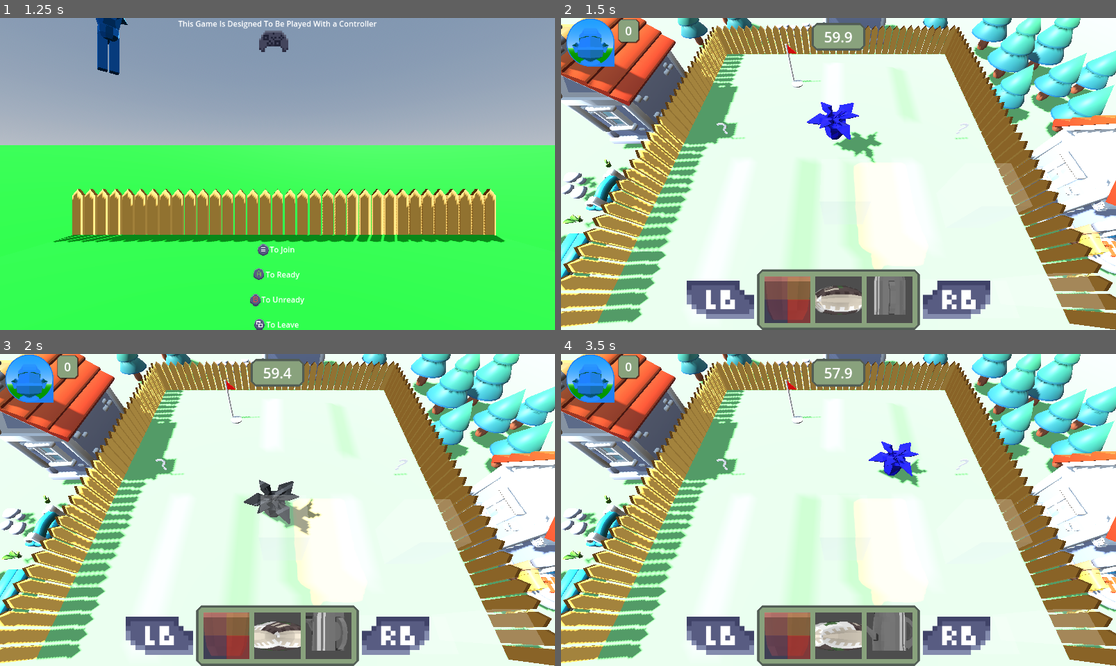
Above: before the commit, frames 1-4 (two rows, left to right).
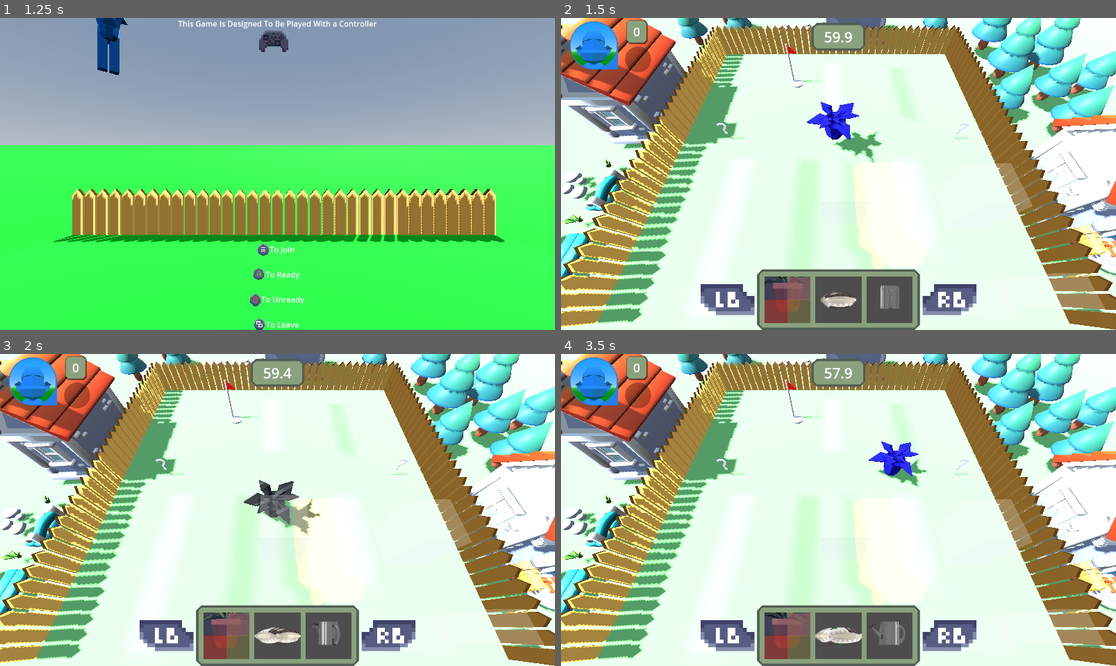
Above: after the commit, the same moments.

Repository: ronincampbell/GDS2Project
Game: Godot game, scene res://maps/lobby.tscn
Two runs of this game, one before a commit and one after it. Both use one fixed random seed, a clock stepped at 60 frames per second and the inputs below. The engine's default icon, where the game draws it, is replaced by a stand-in: a white triangle on a blue panel in a dark square.
Inputs (mouse positions are in pixels of both pictures, inside the frame that each line leads up to):
- Up to frame 1 (1.25 s): tap Enter (KeyboardJoin) at 0.5 s; move the mouse to (399, 158) at 0.52 s; hold D (PlayerRight) from 0.53 s (still down); hold Enter (KeyboardJoin) from 0.53 s (still down); click (399, 158) at 0.67 s
- Up to frame 2 (1.5 s): move the mouse to (727, 189) at 1.27 s; release D (PlayerRight) at 1.28 s; release Enter (KeyboardJoin) at 1.28 s; hold S (PlayerDown) from 1.28 s (still down); tap E (PlayerInteract) at 1.35 s
- Up to frame 3 (2 s): keep holding S (PlayerDown)
- Up to frame 4 (3.5 s): move the mouse to (894, 441) at 2.02 s; release S (PlayerDown) at 2.03 s; hold D (PlayerRight) 2.03-2.78 s; tap Q at 2.1 s; move the mouse to (810, 572) at 2.77 s; hold W (PlayerUp) from 2.78 s (still down); tap F at 2.85 s; click (810, 572) at 2.92 s

Frame 1 is identical in both runs. In frame 2, 5.1% of the frame differs, in the area x 1-78%, y 0-98%; in frame 3, 5.2%; in frame 4, 5.4%.

Commit message:
Spell UI icons w.i.p + other fixes

Diff:
--- a/UI/HUD/HUD.tscn
+++ b/UI/HUD/HUD.tscn
@@ -1,12 +1,13 @@
-[gd_scene load_steps=27 format=3 uid="uid://bffwna508cxnq"]
+[gd_scene load_steps=30 format=3 uid="uid://bffwna508cxnq"]
 
 [ext_resource type="Script" uid="uid://dbqlqp67suwrf" path="res://UI/HUD/hud.gd" id="1_yixhe"]
-[ext_resource type="Texture2D" uid="uid://brmsimcjjvfuj" path="res://icon.svg" id="3_10ibt"]
+[ext_resource type="Texture2D" uid="uid://ojhjtjqgcgdj" path="res://Assets/crown.PNG" id="3_10ibt"]
 [ext_resource type="Script" uid="uid://cjphkt54sg4f5" path="res://UI/HUD/player_container.gd" id="3_q8dl0"]
 [ext_resource type="PackedScene" uid="uid://dkupiyycodnpd" path="res://models/gnome/player_v2_purple.gltf" id="3_vb885"]
 [ext_resource type="PackedScene" uid="uid://fghij55uwpwm" path="res://models/gnome/player_v2_yellow.gltf" id="4_q8dl0"]
 [ext_resource type="PackedScene" uid="uid://ddn1d8fr8h6ps" path="res://models/gnome/player_v2_blue.gltf" id="5_10ibt"]
 [ext_resource type="PackedScene" uid="uid://c487cjdtsi002" path="res://models/gnome/player_v2_red.gltf" id="6_3o8sq"]
+[ext_resource type="PackedScene" uid="uid://u1ncvk7lwj7h" path="res://UI/HUD/Scoreboard.tscn" id="8_10ibt"]
 
 [sub_resource type="StyleBoxFlat" id="StyleBoxFlat_0ktxb"]
 bg_color = Color(0.535397, 0.636131, 0.489567, 1)
@@ -79,6 +80,20 @@
 shadow_size = 2
 shadow_offset = Vector2(1, 1)
 
+[sub_resource type="StyleBoxFlat" id="StyleBoxFlat_y8qxg"]
+bg_color = Color(0, 0, 0, 0.321569)
+corner_radius_top_left = 50
+corner_radius_top_right = 50
+corner_radius_bottom_right = 50
+corner_radius_bottom_left = 50
+expand_margin_left = 3.0
+expand_margin_top = 3.0
+expand_margin_right = 3.0
+expand_margin_bottom = 3.0
+
+[sub_resource type="AtlasTexture" id="AtlasTexture_o30d6"]
+region = Rect2(0, 0, 16, 16)
+
 [sub_resource type="StyleBoxFlat" id="StyleBoxFlat_7v3yo"]
 bg_color = Color(0.537255, 0.635294, 0.490196, 1)
 border_width_left = 1
@@ -246,10 +261,8 @@
 anchor_bottom = 1.0
 grow_horizontal = 2
 grow_vertical = 2
-theme_override_constants/margin_left = 3
-theme_override_constants/margin_top = 3
-theme_override_constants/margin_right = 3
-theme_override_constants/margin_bottom = 3
+theme_override_constants/margin_top = 5
+theme_override_constants/margin_bottom = 5
 
 [node name="PlayersContainer" type="VBoxContainer" parent="PlayersMarginContainer"]
 layout_mode = 2
@@ -261,7 +274,7 @@
 [node name="Player1" type="HBoxContainer" parent="PlayersMarginContainer/PlayersContainer/TopRowContainer"]
 layout_mode = 2
 size_flags_horizontal = 2
-theme_override_constants/separation = 10
+theme_override_constants/separation = 20
 script = ExtResource("3_q8dl0")
 
 [node name="CrownControlNode" type="Control" parent="PlayersMarginContainer/PlayersContainer/TopRowContainer/Player1"]
@@ -272,8 +285,11 @@
 visible = false
 custom_minimum_size = Vector2(24, 24)
 layout_mode = 1
-offset_right = 24.0
-offset_bottom = 24.0
+offset_left = 7.0
+offset_top = 4.0
+offset_right = 31.0
+offset_bottom = 28.0
+rotation = -0.139626
 size_flags_horizontal = 4
 size_flags_vertical = 0
 texture = ExtResource("3_10ibt")
@@ -282,6 +298,8 @@
 [node name="IconContainer" type="PanelContainer" parent="PlayersMarginContainer/PlayersContainer/TopRowContainer/Player1"]
 clip_children = 1
 layout_mode = 2
+size_flags_horizontal = 4
+size_flags_vertical = 4
 theme_override_styles/panel = SubResource("StyleBoxFlat_vb885")
 
 [node name="PlayerIcon" type="TextureRect" parent="PlayersMarginContainer/PlayersContainer/TopRowContainer/Player1/IconContainer"]
@@ -328,14 +346,20 @@
 layout_mode = 2
 theme_override_styles/panel = SubResource("StyleBoxFlat_i5ryk")
 
-[node name="ScoreContainer" type="PanelContainer" parent="PlayersMarginContainer/PlayersContainer/TopRowContainer/Player1"]
+[node name="OtherContainer" type="VBoxContainer" parent="PlayersMarginContainer/PlayersContainer/TopRowContainer/Player1"]
+layout_mode = 2
+size_flags_horizontal = 4
+size_flags_vertical = 4
+theme_override_constants/separation = 10
+
+[node name="ScoreContainer" type="PanelContainer" parent="PlayersMarginContainer/PlayersContainer/TopRowContainer/Player1/OtherContainer"]
 custom_minimum_size = Vector2(42, 47)
 layout_mode = 2
-size_flags_horizontal = 4
-size_flags_vertical = 0
+size_flags_horizontal = 0
+size_flags_vertical = 4
 theme_override_styles/panel = SubResource("StyleBoxFlat_dm5mv")
 
-[node name="ScoreMargin" type="MarginContainer" parent="PlayersMarginContainer/PlayersContainer/TopRowContainer/Player1/ScoreContainer"]
+[node name="ScoreMargin" type="MarginContainer" parent="PlayersMarginContainer/PlayersContainer/TopRowContainer/Player1/OtherContainer/ScoreContainer"]
 layout_mode = 2
 size_flags_horizontal = 4
 theme_override_constants/margin_left = 10
@@ -343,7 +367,7 @@
 theme_override_constants/margin_right = 10
 theme_override_constants/margin_bottom = 5
 
-[node name="ScoreText" type="RichTextLabel" parent="PlayersMarginContainer/PlayersContainer/TopRowContainer/Player1/ScoreContainer/ScoreMargin"]
+[node name="ScoreText" type="RichTextLabel" parent="PlayersMarginContainer/PlayersContainer/TopRowContainer/Player1/OtherContainer/ScoreContainer/ScoreMargin"]
 custom_minimum_size = Vector2(20, 20)
 layout_mode = 2
 size_flags_horizontal = 4
@@ -360,20 +384,46 @@
 horizontal_alignment = 1
 vertical_alignment = 1
 
+[node name="SpellContainer" type="HBoxContainer" parent="PlayersMarginContainer/PlayersContainer/TopRowContainer/Player1/OtherContainer"]
+layout_mode = 2
+theme_override_constants/separation = 5
+
+[node name="PanelContainer" type="PanelContainer" parent="PlayersMarginContainer/PlayersContainer/TopRowContainer/Player1/OtherContainer/SpellContainer"]
+layout_mode = 2
+theme_override_styles/panel = SubResource("StyleBoxFlat_y8qxg")
+
+[node name="SpellIcon" type="TextureRect" parent="PlayersMarginContainer/PlayersContainer/TopRowContainer/Player1/OtherContainer/SpellContainer/PanelContainer"]
+custom_minimum_size = Vector2(48, 48)
+layout_mode = 2
+expand_mode = 1
+stretch_mode = 5
+
+[node name="ControlIcon" type="TextureRect" parent="PlayersMarginContainer/PlayersContainer/TopRowContainer/Player1/OtherContainer/SpellContainer"]
+custom_minimum_size = Vector2(32, 32)
+layout_mode = 2
+size_flags_horizontal = 4
+size_flags_vertical = 4
+texture = SubResource("AtlasTexture_o30d6")
+stretch_mode = 5
+
 [node name="Player2" type="HBoxContainer" parent="PlayersMarginContainer/PlayersContainer/TopRowContainer"]
 layout_mode = 2
 size_flags_horizontal = 10
+theme_override_constants/separation = 20
+script = ExtResource("3_q8dl0")
+
+[node name="OtherContainer" type="VBoxContainer" parent="PlayersMarginContainer/PlayersContainer/TopRowContainer/Player2"]
+layout_mode = 2
 theme_override_constants/separation = 10
-script = ExtResource("3_q8dl0")
-
-[node name="ScoreContainer" type="PanelContainer" parent="PlayersMarginContainer/PlayersContainer/TopRowContainer/Player2"]
+
+[node name="ScoreContainer" type="PanelContainer" parent="PlayersMarginContainer/PlayersContainer/TopRowContainer/Player2/OtherContainer"]
 custom_minimum_size = Vector2(42, 47)
 layout_mode = 2
 size_flags_horizontal = 8
 size_flags_vertical = 0
 theme_override_styles/panel = SubResource("StyleBoxFlat_7v3yo")
 
-[node name="ScoreMargin" type="MarginContainer" parent="PlayersMarginContainer/PlayersContainer/TopRowContainer/Player2/ScoreContainer"]
+[node name="ScoreMargin" type="MarginContainer" parent="PlayersMarginContainer/PlayersContainer/TopRowContainer/Player2/OtherContainer/ScoreContainer"]
 layout_mode = 2
 size_flags_horizontal = 4
 theme_override_constants/margin_left = 10
@@ -381,7 +431,7 @@
 theme_override_constants/margin_right = 10
 theme_override_constants/margin_bottom = 5
 
-[node name="ScoreText" type="RichTextLabel" parent="PlayersMarginContainer/PlayersContainer/TopRowContainer/Player2/ScoreContainer/ScoreMargin"]
+[node name="ScoreText" type="RichTextLabel" parent="PlayersMarginContainer/PlayersContainer/TopRowContainer/Player2/OtherContainer/ScoreContainer/ScoreMargin"]
 custom_minimum_size = Vector2(20, 20)
 layout_mode = 2
 size_flags_horizontal = 4
@@ -398,9 +448,33 @@
 horizontal_alignment = 1
 vertical_alignment = 1
 
+[node name="SpellContainer" type="HBoxContainer" parent="PlayersMarginContainer/PlayersContainer/TopRowContainer/Player2/OtherContainer"]
+layout_mode = 2
+theme_override_constants/separation = 5
+
+[node name="ControlIcon" type="TextureRect" parent="PlayersMarginContainer/PlayersContainer/TopRowContainer/Player2/OtherContainer/SpellContainer"]
+custom_minimum_size = Vector2(32, 32)
+layout_mode = 2
+size_flags_horizontal = 4
+size_flags_vertical = 4
+texture = SubResource("AtlasTexture_o30d6")
+stretch_mode = 5
+
+[node name="PanelContainer" type="PanelContainer" parent="PlayersMarginContainer/PlayersContainer/TopRowContainer/Player2/OtherContainer/SpellContainer"]
+layout_mode = 2
+theme_override_styles/panel = SubResource("StyleBoxFlat_y8qxg")
+
+[node name="SpellIcon" type="TextureRect" parent="PlayersMarginContainer/PlayersContainer/TopRowContainer/Player2/OtherContainer/SpellContainer/PanelContainer"]
+custom_minimum_size = Vector2(48, 48)
+layout_mode = 2
+expand_mode = 1
+stretch_mode = 5
+
 [node name="IconContainer" type="PanelContainer" parent="PlayersMarginContainer/PlayersContainer/TopRowContainer/Player2"]
 clip_children = 1
 layout_mode = 2
+size_flags_horizontal = 4
+size_flags_vertical = 4
 theme_override_styles/panel = SubResource("StyleBoxFlat_10ibt")
 
 [node name="PlayerIcon" type="TextureRect" parent="PlayersMarginContainer/PlayersContainer/TopRowContainer/Player2/IconContainer"]
@@ -458,13 +532,16 @@
 anchors_preset = 1
 anchor_left = 1.0
 anchor_right = 1.0
-offset_left = -24.0
+offset_left = -33.0
+offset_right = -9.0
 offset_bottom = 24.0
 grow_horizontal = 0
+rotation = 0.139626
 size_flags_horizontal = 4
 size_flags_vertical = 0
 texture = ExtResource("3_10ibt")
 expand_mode = 1
+flip_h = true
 
 [node name="BottomRowContainer" type="HBoxContainer" parent="PlayersMarginContainer/PlayersContainer"]
 layout_mode = 2
@@ -473,7 +550,7 @@
 [node name="Player3" type="HBoxContainer" parent="PlayersMarginContainer/PlayersContainer/BottomRowContainer"]
 layout_mode = 2
 size_flags_horizontal = 2
-theme_override_constants/separation = 10
+theme_override_constants/separation = 20
 script = ExtResource("3_q8dl0")
 
 [node name="CrownControlNode" type="Control" parent="PlayersMarginContainer/PlayersContainer/BottomRowContainer/Player3"]
@@ -484,8 +561,11 @@
 visible = false
 custom_minimum_size = Vector2(24, 24)
 layout_mode = 1
-offset_right = 24.0
-offset_bottom = 24.0
+offset_left = 7.0
+offset_top = 4.0
+offset_right = 31.0
+offset_bottom = 28.0
+rotation = -0.139626
 size_flags_horizontal = 4
 size_flags_vertical = 0
 texture = ExtResource("3_10ibt")
@@ -494,6 +574,8 @@
 [node name="IconContainer" type="PanelContainer" parent="PlayersMarginContainer/PlayersContainer/BottomRowContainer/Player3"]
 clip_children = 1
 layout_mode = 2
+size_flags_horizontal = 4
+size_flags_vertical = 4
 theme_override_styles/panel = SubResource("StyleBoxFlat_3o8sq")
 
 [node name="PlayerIcon" type="TextureRect" parent="PlayersMarginContainer/PlayersContainer/BottomRowContainer/Player3/IconContainer"]
@@ -540,13 +622,18 @@
 layout_mode = 2
 theme_override_styles/panel = SubResource("StyleBoxFlat_2y2n3")
 
-[node name="ScoreContainer" type="PanelContainer" parent="PlayersMarginContainer/PlayersContainer/BottomRowContainer/Player3"]
+[node name="OtherContainer" type="VBoxContainer" parent="PlayersMarginContainer/PlayersContainer/BottomRowContainer/Player3"]
+layout_mode = 2
+theme_override_constants/separation = 10
+
+[node name="ScoreContainer" type="PanelContainer" parent="PlayersMarginContainer/PlayersContainer/BottomRowContainer/Player3/OtherContainer"]
 custom_minimum_size = Vector2(42, 47)
 layout_mode = 2
+size_flags_horizontal = 0
 size_flags_vertical = 8
 theme_override_styles/panel = SubResource("StyleBoxFlat_gaqij")
 
-[node name="ScoreMargin" type="MarginContainer" parent="PlayersMarginContainer/PlayersContainer/BottomRowContainer/Player3/ScoreContainer"]
+[node name="ScoreMargin" type="MarginContainer" parent="PlayersMarginContainer/PlayersContainer/BottomRowContainer/Player3/OtherContainer/ScoreContainer"]
 layout_mode = 2
 size_flags_horizontal = 4
 theme_override_constants/margin_left = 10
@@ -554,7 +641,7 @@
 theme_override_constants/margin_right = 10
 theme_override_constants/margin_bottom = 5
 
-[node name="ScoreText" type="RichTextLabel" parent="PlayersMarginContainer/PlayersContainer/BottomRowContainer/Player3/ScoreContainer/ScoreMargin"]
+[node name="ScoreText" type="RichTextLabel" parent="PlayersMarginContainer/PlayersContainer/BottomRowContainer/Player3/OtherContainer/ScoreContainer/ScoreMargin"]
 custom_minimum_size = Vector2(20, 20)
 layout_mode = 2
 size_flags_horizontal = 4
@@ -571,19 +658,46 @@
 horizontal_alignment = 1
 vertical_alignment = 1
 
+[node name="SpellContainer" type="HBoxContainer" parent="PlayersMarginContainer/PlayersContainer/BottomRowContainer/Player3/OtherContainer"]
+layout_mode = 2
+theme_override_constants/separation = 5
+
+[node name="PanelContainer" type="PanelContainer" parent="PlayersMarginContainer/PlayersContainer/BottomRowContainer/Player3/OtherContainer/SpellContainer"]
+layout_mode = 2
+theme_override_styles/panel = SubResource("StyleBoxFlat_y8qxg")
+
+[node name="SpellIcon" type="TextureRect" parent="PlayersMarginContainer/PlayersContainer/BottomRowContainer/Player3/OtherContainer/SpellContainer/PanelContainer"]
+custom_minimum_size = Vector2(48, 48)
+layout_mode = 2
+expand_mode = 1
+stretch_mode = 5
+
+[node name="ControlIcon" type="TextureRect" parent="PlayersMarginContainer/PlayersContainer/BottomRowContainer/Player3/OtherContainer/SpellContainer"]
+custom_minimum_size = Vector2(32, 32)
+layout_mode = 2
+size_flags_horizontal = 4
+size_flags_vertical = 4
+texture = SubResource("AtlasTexture_o30d6")
+stretch_mode = 5
+
 [node name="Player4" type="HBoxContainer" parent="PlayersMarginContainer/PlayersContainer/BottomRowContainer"]
 layout_mode = 2
 size_flags_horizontal = 10
+theme_override_constants/separation = 20
+script = ExtResource("3_q8dl0")
+
+[node name="OtherContainer" type="VBoxContainer" parent="PlayersMarginContainer/PlayersContainer/BottomRowContainer/Player4"]
+layout_mode = 2
 theme_override_constants/separation = 10
-script = ExtResource("3_q8dl0")
-
-[node name="ScoreContainer" type="PanelContainer" parent="PlayersMarginContainer/PlayersContainer/BottomRowContainer/Player4"]
+
+[node name="ScoreContainer" type="PanelContainer" parent="PlayersMarginContainer/PlayersContainer/BottomRowContainer/Player4/OtherContainer"]
 custom_minimum_size = Vector2(42, 47)
 layout_mode = 2
+size_flags_horizontal = 8
 size_flags_vertical = 8
 theme_override_styles/panel = SubResource("StyleBoxFlat_dm5mv")
 
-[node name="ScoreMargin" type="MarginContainer" parent="PlayersMarginContainer/PlayersContainer/BottomRowContainer/Player4/ScoreContainer"]
+[node name="ScoreMargin" type="MarginContainer" parent="PlayersMarginContainer/PlayersContainer/BottomRowContainer/Player4/OtherContainer/ScoreContainer"]
 layout_mode = 2
 size_flags_horizontal = 4
 theme_override_constants/margin_left = 10
@@ -591,7 +705,7 @@
 theme_override_constants/margin_right = 10
 theme_override_constants/margin_bottom = 5
 
-[node name="ScoreText" type="RichTextLabel" parent="PlayersMarginContainer/PlayersContainer/BottomRowContainer/Player4/ScoreContainer/ScoreMargin"]
+[node name="ScoreText" type="RichTextLabel" parent="PlayersMarginContainer/PlayersContainer/BottomRowContainer/Player4/OtherContainer/ScoreContainer/ScoreMargin"]
 custom_minimum_size = Vector2(20, 20)
 layout_mode = 2
 size_flags_horizontal = 4
@@ -608,9 +722,33 @@
 horizontal_alignment = 1
 vertical_alignment = 1
 
+[node name="SpellContainer" type="HBoxContainer" parent="PlayersMarginContainer/PlayersContainer/BottomRowContainer/Player4/OtherContainer"]
+layout_mode = 2
+theme_override_constants/separation = 5
+
+[node name="ControlIcon" type="TextureRect" parent="PlayersMarginContainer/PlayersContainer/BottomRowContainer/Player4/OtherContainer/SpellContainer"]
+custom_minimum_size = Vector2(32, 32)
+layout_mode = 2
+size_flags_horizontal = 4
+size_flags_vertical = 4
+texture = SubResource("AtlasTexture_o30d6")
+stretch_mode = 5
+
+[node name="PanelContainer" type="PanelContainer" parent="PlayersMarginContainer/PlayersContainer/BottomRowContainer/Player4/OtherContainer/SpellContainer"]
+layout_mode = 2
+theme_override_styles/panel = SubResource("StyleBoxFlat_y8qxg")
+
+[node name="SpellIcon" type="TextureRect" parent="PlayersMarginContainer/PlayersContainer/BottomRowContainer/Player4/OtherContainer/SpellContainer/PanelContainer"]
+custom_minimum_size = Vector2(48, 48)
+layout_mode = 2
+expand_mode = 1
+stretch_mode = 5
+
 [node name="IconContainer" type="PanelContainer" parent="PlayersMarginContainer/PlayersContainer/BottomRowContainer/Player4"]
 clip_children = 1
 layout_mode = 2
+size_flags_horizontal = 4
+size_flags_vertical = 4
 theme_override_styles/panel = SubResource("StyleBoxFlat_gmunk")
 
 [node name="PlayerIcon" type="TextureRect" parent="PlayersMarginContainer/PlayersContainer/BottomRowContainer/Player4/IconContainer"]
@@ -668,10 +806,17 @@
 anchors_preset = 1
 anchor_left = 1.0
 anchor_right = 1.0
-offset_left = -24.0
+offset_left = -33.0
+offset_right = -9.0
 offset_bottom = 24.0
 grow_horizontal = 0
+rotation = 0.139626
 size_flags_horizontal = 4
 size_flags_vertical = 0
 texture = ExtResource("3_10ibt")
 expand_mode = 1
+flip_h = true
+
+[node name="Scoreboard" parent="." instance=ExtResource("8_10ibt")]
+visible = false
+layout_mode = 1
--- a/UI/HUD/hud.gd
+++ b/UI/HUD/hud.gd
@@ -7,6 +7,7 @@
 	$PlayersMarginContainer/PlayersContainer/BottomRowContainer/Player4
 ]
 @onready var score_announce = $ScoreAnnouncePanel/AnnounceMargin/ScoreAnnounceText
+@onready var scoreboard = $Scoreboard
 var current_scene: Node
 var players: Array
 
@@ -43,6 +44,10 @@
 	reset_score_announce()
 	#hide incapicated indicators
 	reset_incap_ind()
+	#reset and hide scoreboard
+	reset_scoreboard()
+	#reset current spell icon
+	reset_spells_ui()
 
 func announce_score(player_id: int):
 	score_announce.get_parent().get_parent().show()
@@ -63,6 +68,14 @@
 	for container in player_containers:
 		container.reset_timer()
 
+func reset_scoreboard():
+	scoreboard.set_scoreboard()
+	scoreboard.hide()
+
+func reset_spells_ui():
+	for container in player_containers:
+		container.update_spell(null)
+
 func update_player_icons(players_in: Array[bool]):
 	for i in players_in.size():
 		var is_player_in: bool = players_in[i]
@@ -76,3 +89,10 @@
 		container.update_crown(false)
 	if player_id > -1:
 		player_containers[clamp(player_id-1, 0, 3)].update_crown(true)
+
+func update_player_spell_icon(player_id: int = -1):
+	if player_id> -1:
+		player_containers[clamp(player_id-1, 0, 3)].update_spell() #pass players -> player_id -> held spell
+
+func show_scoreboard():
+	scoreboard.show()
--- a/UI/HUD/player_container.gd
+++ b/UI/HUD/player_container.gd
@@ -3,9 +3,11 @@
 @onready var icon = $IconContainer/PlayerIcon
 @onready var viewport = $IconContainer/PlayerIcon/SubViewport
 @onready var timer = $IconContainer/IncapTimer
-@onready var score = $ScoreContainer/ScoreMargin/ScoreText
+@onready var score = $OtherContainer/ScoreContainer/ScoreMargin/ScoreText
 @onready var arrow = $IconContainer/Arrow
 @onready var crown = $CrownControlNode/GnomeCrown
+@onready var spell = $OtherContainer/SpellContainer/PanelContainer/SpellIcon
+@onready var spell_control = $OtherContainer/SpellContainer/ControlIcon
 
 var is_timer_active: bool = false
 var countdown: float = 0.0
@@ -57,3 +59,11 @@
 		crown.show()
 	else:
 		crown.hide()
+
+func update_spell(held_spell):
+	if held_spell:
+		#spell.texture = held_spell.get_icon()
+		spell_control.show()
+	else:
+		spell.texture = null
+		spell_control.hide()
--- a/UI/HUD/score_board.gd
+++ b/UI/HUD/score_board.gd
@@ -13,7 +13,6 @@
 func set_scoreboard():
 	#needs player dict
 	#for player in name_and_scores:
-		#player.get(0).text = ""
 		#player.get(1).text = ""
 	name_and_scores.sort_custom(sort_descending)
 	sort_scoreboard()
--- a/UI/prop placement/prop_placement.tscn
+++ b/UI/prop placement/prop_placement.tscn
@@ -47,9 +47,11 @@
 grow_vertical = 0
 
 [node name="L1Label" type="TextureRect" parent="HBoxContainer"]
+custom_minimum_size = Vector2(64, 64)
 layout_mode = 2
 size_flags_vertical = 4
 texture = SubResource("AtlasTexture_vsdkq")
+expand_mode = 3
 
 [node name="PanelContainer" type="PanelContainer" parent="HBoxContainer"]
 layout_mode = 2
@@ -69,9 +71,11 @@
 columns = 7
 
 [node name="R1Label" type="TextureRect" parent="HBoxContainer"]
+custom_minimum_size = Vector2(64, 64)
 layout_mode = 2
 size_flags_vertical = 4
 texture = SubResource("AtlasTexture_d4w6b")
+expand_mode = 3
 
 [node name="Timer" type="PanelContainer" parent="."]
 layout_mode = 1
--- a/UI/prop placement/prop_slot.tscn
+++ b/UI/prop placement/prop_slot.tscn
@@ -6,17 +6,17 @@
 [sub_resource type="ViewportTexture" id="ViewportTexture_hyoth"]
 viewport_path = NodePath("SubViewport")
 
+[sub_resource type="StyleBoxFlat" id="StyleBoxFlat_llvrh"]
+bg_color = Color(0.0509804, 0.0666667, 0.431373, 0.235294)
+
 [sub_resource type="StyleBoxFlat" id="StyleBoxFlat_k3s0n"]
-bg_color = Color(0.521569, 0.360784, 0.392157, 0.235294)
+bg_color = Color(0.521569, 0.360784, 0.392157, 0.772549)
+
+[sub_resource type="StyleBoxFlat" id="StyleBoxFlat_5n30a"]
+bg_color = Color(0.858824, 0.0862745, 0.0862745, 0.352941)
 
 [sub_resource type="StyleBoxFlat" id="StyleBoxFlat_7x2uc"]
 bg_color = Color(0.678431, 0.654902, 0.172549, 0.235294)
-
-[sub_resource type="StyleBoxFlat" id="StyleBoxFlat_llvrh"]
-bg_color = Color(0.0509804, 0.0666667, 0.431373, 0.235294)
-
-[sub_resource type="StyleBoxFlat" id="StyleBoxFlat_5n30a"]
-bg_color = Color(0.858824, 0.0862745, 0.0862745, 0.352941)
 
 [sub_resource type="Environment" id="Environment_k3s0n"]
 background_color = Color(0.478431, 0.74902, 0.4, 0.486275)
@@ -62,13 +62,13 @@
 visible = false
 custom_minimum_size = Vector2(48, 48)
 layout_mode = 2
-theme_override_styles/panel = SubResource("StyleBoxFlat_k3s0n")
+theme_override_styles/panel = SubResource("StyleBoxFlat_llvrh")
 
 [node name="Player2" type="PanelContainer" parent="VBoxContainer/HBoxContainer"]
 visible = false
 custom_minimum_size = Vector2(48, 48)
 layout_mode = 2
-theme_override_styles/panel = SubResource("StyleBoxFlat_7x2uc")
+theme_override_styles/panel = SubResource("StyleBoxFlat_k3s0n")
 
 [node name="HBoxContainer2" type="HBoxContainer" parent="VBoxContainer"]
 layout_mode = 2
@@ -79,13 +79,13 @@
 visible = false
 custom_minimum_size = Vector2(48, 48)
 layout_mode = 2
-theme_override_styles/panel = SubResource("StyleBoxFlat_llvrh")
+theme_override_styles/panel = SubResource("StyleBoxFlat_5n30a")
 
 [node name="Player4" type="PanelContainer" parent="VBoxContainer/HBoxContainer2"]
 visible = false
 custom_minimum_size = Vector2(48, 48)
 layout_mode = 2
-theme_override_styles/panel = SubResource("StyleBoxFlat_5n30a")
+theme_override_styles/panel = SubResource("StyleBoxFlat_7x2uc")
 
 [node name="SubViewport" type="SubViewport" parent="."]
 own_world_3d = true
@@ -96,7 +96,7 @@
 transform = Transform3D(1, 0, 0, 0, 1, 0, 0, 0, 1, 0, 0.388665, 1.2798)
 environment = SubResource("Environment_k3s0n")
 projection = 1
-size = 1.2
+size = 2.0
 
 [node name="DirectionalLight3D" type="DirectionalLight3D" parent="SubViewport"]
 transform = Transform3D(1, 0, 0, 0, 1, 0, 0, 0, 1, 0, 0, 2.25822)
Not shown, added: Assets/crown.PNG.import
Binary file changed: spells/icon/fireball.png
